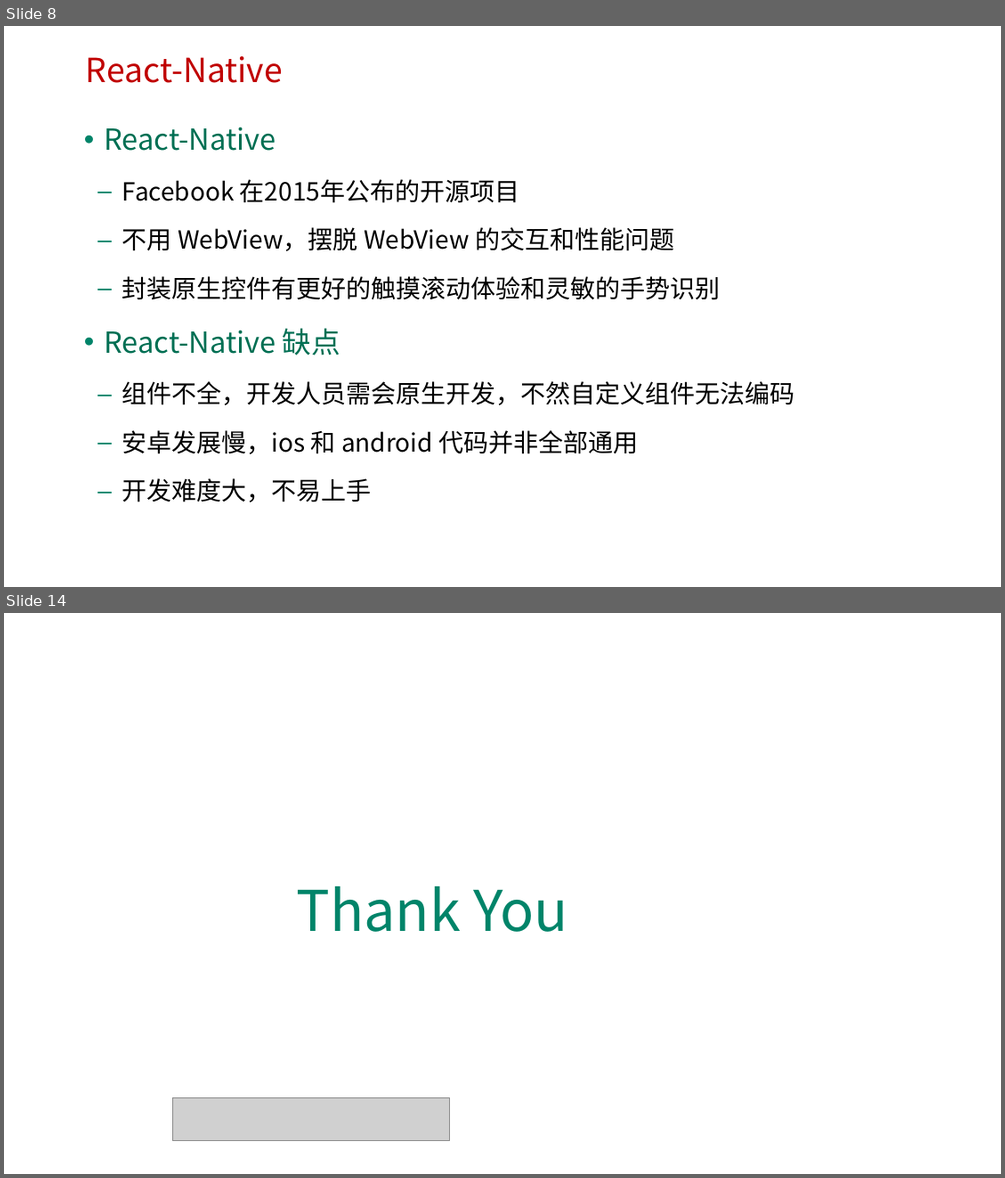
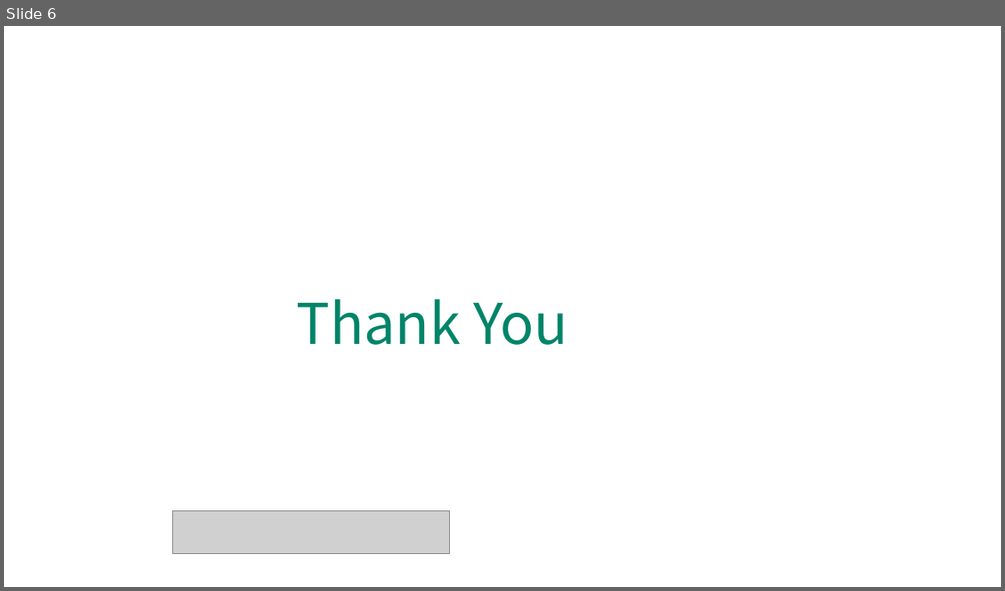
Before and after one commit to HL1115/react, a slide deck: reactjs/ppt/1-1 React简介.pptx. Shown one above the other, each under a label of ours: slides 8 and 14 before the commit, slide 6 after it; the slides between them are not shown. The pictures are 1005x1178 and 1005x591 pixels, drawn with LibreOffice and Linux fonts; fonts in the diff are those of the drawing; grey boxes stand for pictures; background and template pictures are left out. Boxes give left, top, right and bottom in pixels: in the first picture for what was removed or moved away, otherwise in the second. Text is boxed around its words. In the diff, an @@ line names an element or a change of style, - is before the commit and + after.

```diff
--- a/reactjs/ppt/1-1 React简介.pptx
+++ b/reactjs/ppt/1-1 React简介.pptx
@@ slide 8 removed at (x1=4, y1=26, x2=1001, y2=587), background picture (left out) @@
@@ text removed at (x1=86, y1=56, x2=283, y2=83) @@
-React-Native
@@ text removed at (x1=104, y1=127, x2=795, y2=502) @@
-• React-Native
-  – Facebook 在2015年公布的开源项目
-  – 不用 WebView，摆脱 WebView 的交互和性能问题
-  – 封装原生控件有更好的触摸滚动体验和灵敏的手势识别
-• React-Native 缺点
-  – 组件不全，开发人员需会原生开发，不然自定义组件无法编码
-  – 安卓发展慢，ios 和 android 代码并非全部通用
-  – 开发难度大，不易上手
@@ what was slide 14 is now slide 6 @@
```
Also in this commit, not shown: 1 slide changed, 4 slides added, 11 other slides removed, 1 other file.
